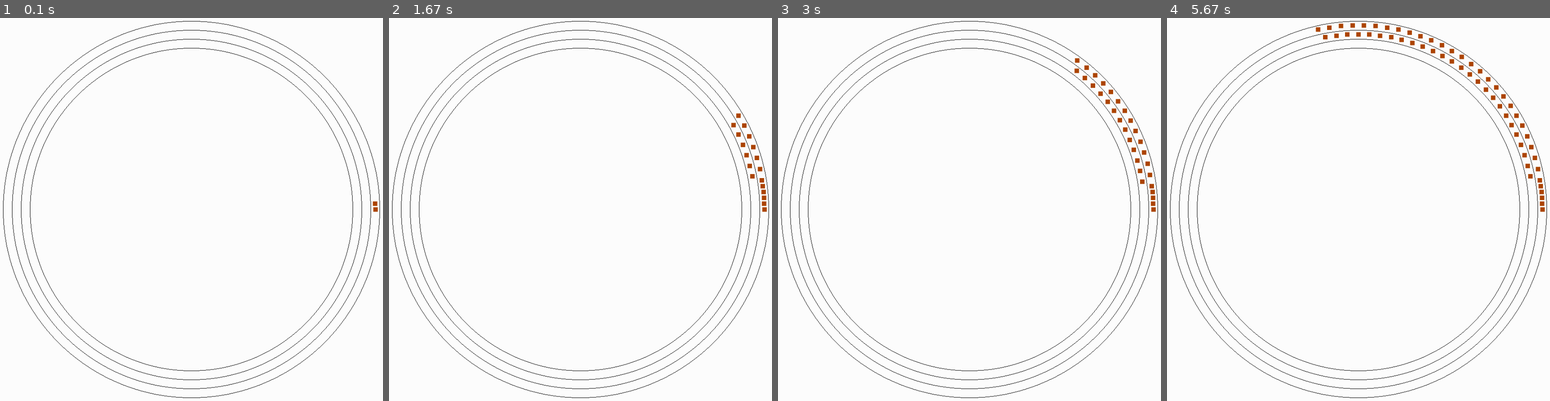
Above: before the commit, frames 1-4 (left to right).
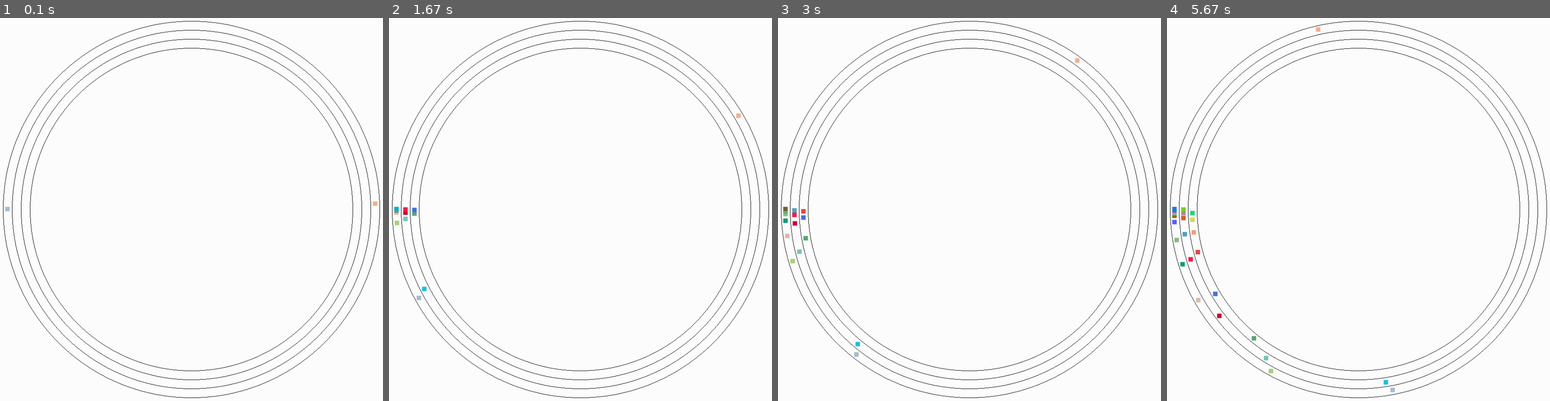
Above: after the commit, the same moments.

Repository: atonderski/TrafficMadness
Game: pygame game, started from traffic_madness/main.py
Two runs of this game, one before a commit and one after it. Both use one fixed random seed, a clock stepped at 60 frames per second and the inputs below.
Inputs:
- Up to frame 1 (0.1 s): no input
- Up to frame 2 (1.67 s): no input
- Up to frame 3 (3 s): no input
- Up to frame 4 (5.67 s): no input

The runs differ from the first frame. In frame 1, less than 0.1% of the frame differs, in the area x 1-99%, y 47-51%; in frame 2, 0.4%; in frame 3, 0.7%; in frame 4, 1.3%, in the area x 1-99%, y 1-98%.

Commit message:
Added random colors to cars, tested track wrapping
Timestep in config, added safetymultiplier, no negative speed,

Diff:
--- a/traffic_madness/car/__init__.py
+++ b/traffic_madness/car/__init__.py
@@ -1,13 +1,18 @@
 from traffic_madness.config import Config
+import random
 
 class Car:
     def __init__(self, position, velocity, lane=0):
         config = Config()
+        self.timestep = config.timestep
+        self.safetymultiplier = config.safetymultiplier
         self.position = position
         self.lane = lane
         self.velocity = velocity
         self.acceleration = config.acceleration
         self.deceleration = config.deceleration
+        self.color = (random.randint(0, 255),
+                      random.randint(0, 255), random.randint(0, 255))
 
     def update(self, target_speed, nearby_cars):
         pass
--- a/traffic_madness/car/lane_switching_car.py
+++ b/traffic_madness/car/lane_switching_car.py
@@ -4,10 +4,10 @@
 class LaneSwitchingCar(Car):
     def update(self, target_speed, nearby_cars):
 
-        timestep = 1
+
         distances = []  # Stores distances of neighbours
         # Cannot set to 0, else cars never brake
-        safety_distance = self.velocity * 1.8
+        safety_distance = self.velocity * self.safetymultiplier
 
         # If car in front is too close and slower than target speed, switch
         # lane (prefer left if unoccupied)
@@ -22,7 +22,7 @@
         if dist_to_car_in_front > safety_distance:
             if self.velocity < target_speed:
                 self.velocity = \
-                    min([self.velocity + self.acceleration * timestep,
+                    min([self.velocity + self.acceleration * self.timestep,
                          target_speed])
         # Slow down or shift lane if close to next car
         else:
@@ -38,8 +38,10 @@
                     switched_lanes = True
                     break
             if not switched_lanes:
-                self.velocity -= self.deceleration * timestep
-        self.position += self.velocity * timestep
+                self.velocity = max(0, self.velocity - self.deceleration * self.timestep)
+        self.position += self.velocity * self.timestep
+
+        assert self.velocity >= 0
 
     def lane_is_safe(self, cars_in_lane, safety_distance):
         if not cars_in_lane:
--- a/traffic_madness/car/simple_car.py
+++ b/traffic_madness/car/simple_car.py
@@ -35,5 +35,5 @@
             self.position += self.velocity * timestep
 
         elif max(distances) < safety_distance:
-            self.velocity -= self.deceleration * timestep
+            self.velocity = max( 0, self.velocity - self.deceleration * timestep)
             self.position += self.velocity * timestep
--- a/traffic_madness/config.py
+++ b/traffic_madness/config.py
@@ -2,12 +2,15 @@
 of the simulation'''
 class Config():
     def __init__(self):
+        self.timestep = 0.1
         # track properties
         self.speed_limit = 5
-        self.track_length = 1000
-        self.max_num_cars = 500
+        self.track_length = 100
+        self.max_num_cars = 150
         self.buffer_length = 3
+        self.bucket_length = 25
         # car properties
         self.acceleration = 1.3
-        self.deceleration = 7.5
+        self.deceleration = 50.0
         self.aggressiveness = 1.1
+        self.safetymultiplier = 1.0
--- a/traffic_madness/drawer/pygame_drawer.py
+++ b/traffic_madness/drawer/pygame_drawer.py
@@ -17,7 +17,7 @@
         self.fps = 10
 
         # Car constants for painting
-        self.CAR_COLOR = pygame.Color(175, 70, 2, 255)
+        # self.CAR_COLOR = pygame.Color(175, 70, 2, 255)
         self.CAR_SIZE = 10
 
         self.LANE_WIDTH = round(float(resolution[0]) / self.track.track_length)
@@ -70,7 +70,7 @@
         for index, car_rect in enumerate(car_rects):
             print(car_rect)
             rect_surface = pygame.Surface(car_rect.size)
-            rect_surface.fill(self.CAR_COLOR)
+            rect_surface.fill(cars[index].color)
             self.screen.blit(rect_surface, (car_rect.x, car_rect.y))
         print("Number of cars: " + str(len(car_rects)))
 
--- a/traffic_madness/track/multi_lane_track.py
+++ b/traffic_madness/track/multi_lane_track.py
@@ -4,7 +4,7 @@
 from traffic_madness.car.simple_car import SimpleCar
 from traffic_madness.track import Track
 from traffic_madness.track.trackbucket import TrackBucket
-
+from traffic_madness.config import Config
 
 class MultiLaneTrack(Track):
     def __init__(self, speed_limit, track_length, num_lanes, max_num_cars):
@@ -19,9 +19,10 @@
         self.reset()
 
     def reset(self):
+        config = Config()
         """Puts the track in its initial state"""
         self.cars = TrackBucket(track_length=self.track_length,
-                                bucket_length=25,
+                                bucket_length=config.bucket_length,
                                 num_lanes=self.num_lanes)
         new_car = LaneSwitchingCar(position=0,
                                    velocity=self.speed_limit,
@@ -48,12 +49,12 @@
 
     def try_to_spawn_car_single_lane(self, lane):
         # Check if there is room to spawn a new car
-        back_cars = self.cars.get_nearby_cars(position=0)
+        back_cars = self.cars.get_nearby_cars(position=50)
         cars = back_cars[lane]
         if any([abs(car.position - self.track_length) < self.buffer_length for
                 car in cars]):
             return
-        new_car = LaneSwitchingCar(position=0,
+        new_car = LaneSwitchingCar(position=50,
                                    velocity=self.speed_limit,
                                    lane=lane)
         self.cars.add_car(new_car)
Not shown, changed: todo.txt
